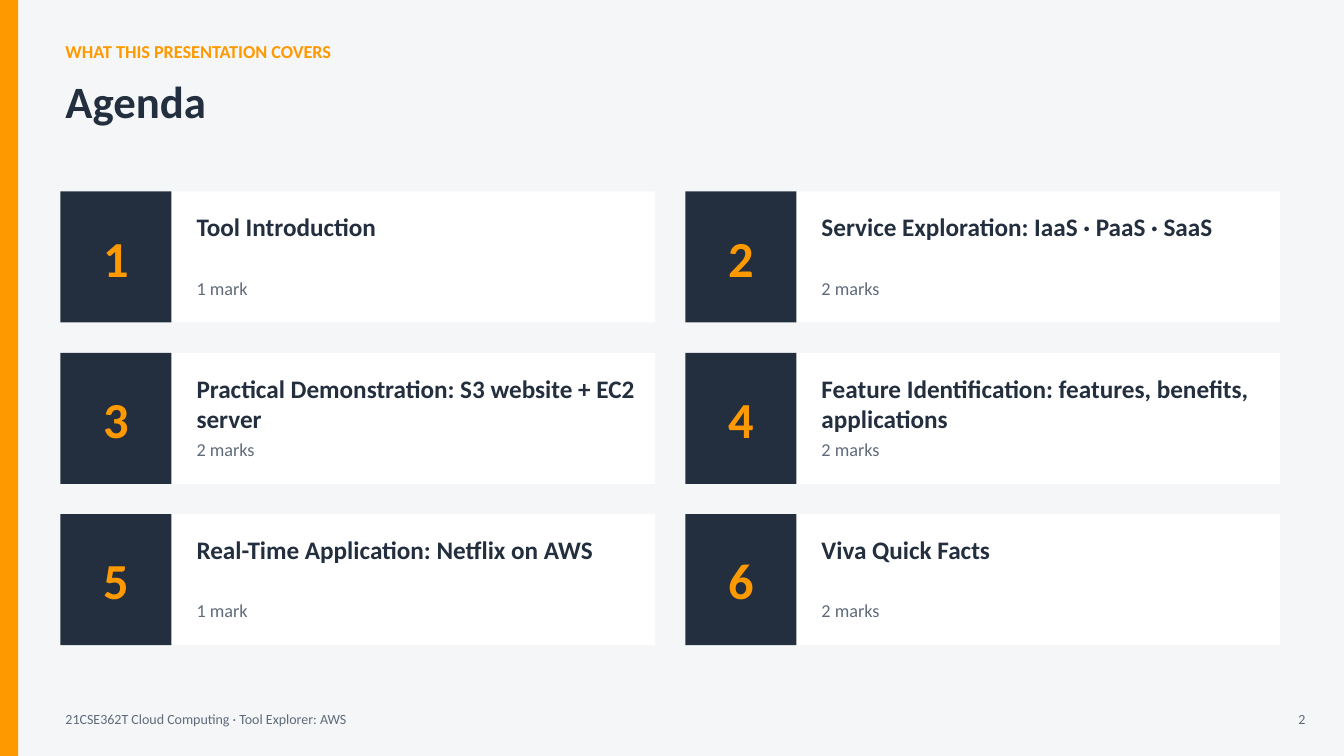
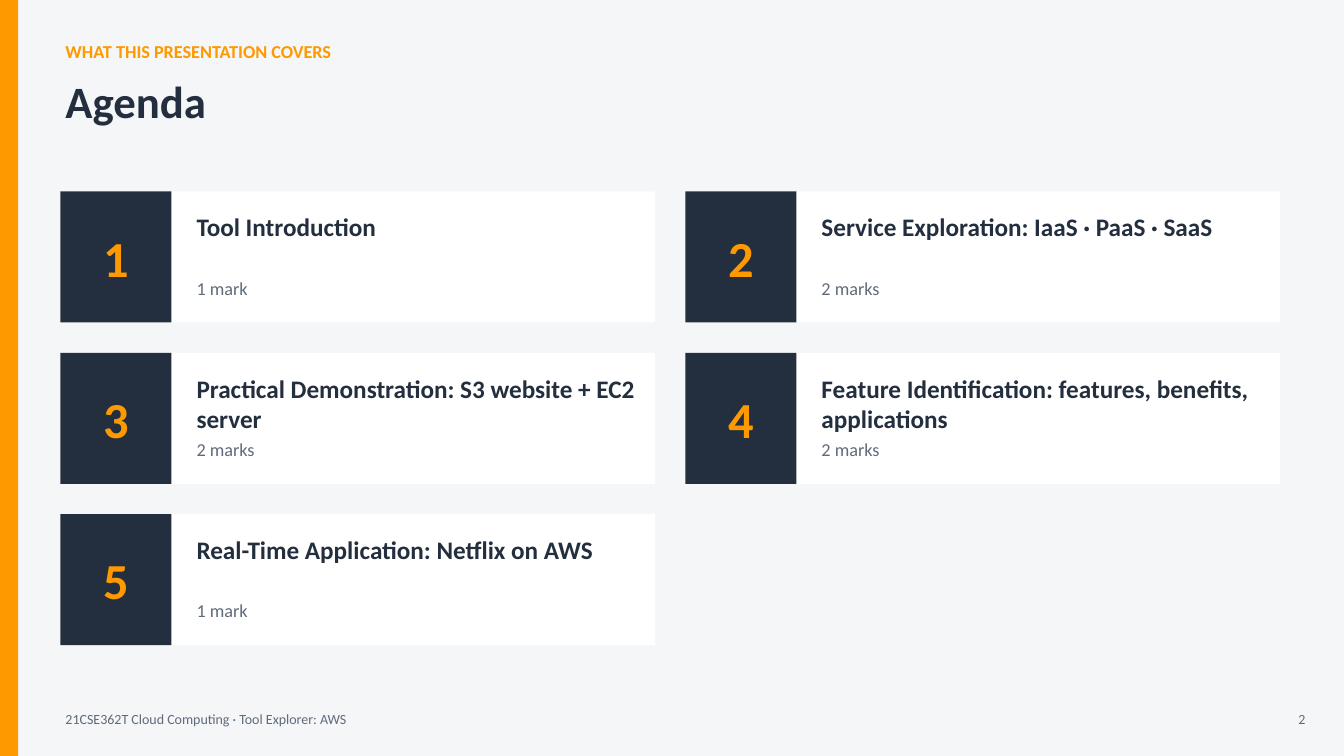
Before and after one commit to Uhasreddy/qroll, a slide deck: slide 2 of PPT/AWS_Tool_Explorer_Presentation/AWS_Tool_Explorer.pptx. Drawn at 1344x756 pixels with LibreOffice and Linux fonts; fonts in the diff are those of the drawing. Boxes give left, top, right and bottom in pixels: in the first picture for what was removed or moved away, otherwise in the second. Text is boxed around its words. In the diff, an @@ line names an element or a change of style, - is before the commit and + after.

Commit message:
Remove viva questions doc and viva slide

```diff
--- a/PPT/AWS_Tool_Explorer_Presentation/AWS_Tool_Explorer.pptx
+++ b/PPT/AWS_Tool_Explorer_Presentation/AWS_Tool_Explorer.pptx
@@ rectangle removed at <box>686,514,1280,645</box> @@
@@ rectangle removed at <box>686,514,797,645</box> @@
@@ text removed at <box>728,564,754,600</box> @@
-6
@@ text removed at <box>821,541,990,562</box> @@
-Viva Quick Facts
@@ text removed at <box>821,604,880,617</box> @@
-2 marks
```
Also in this commit, not shown: 1 slide removed, 4 other files.
